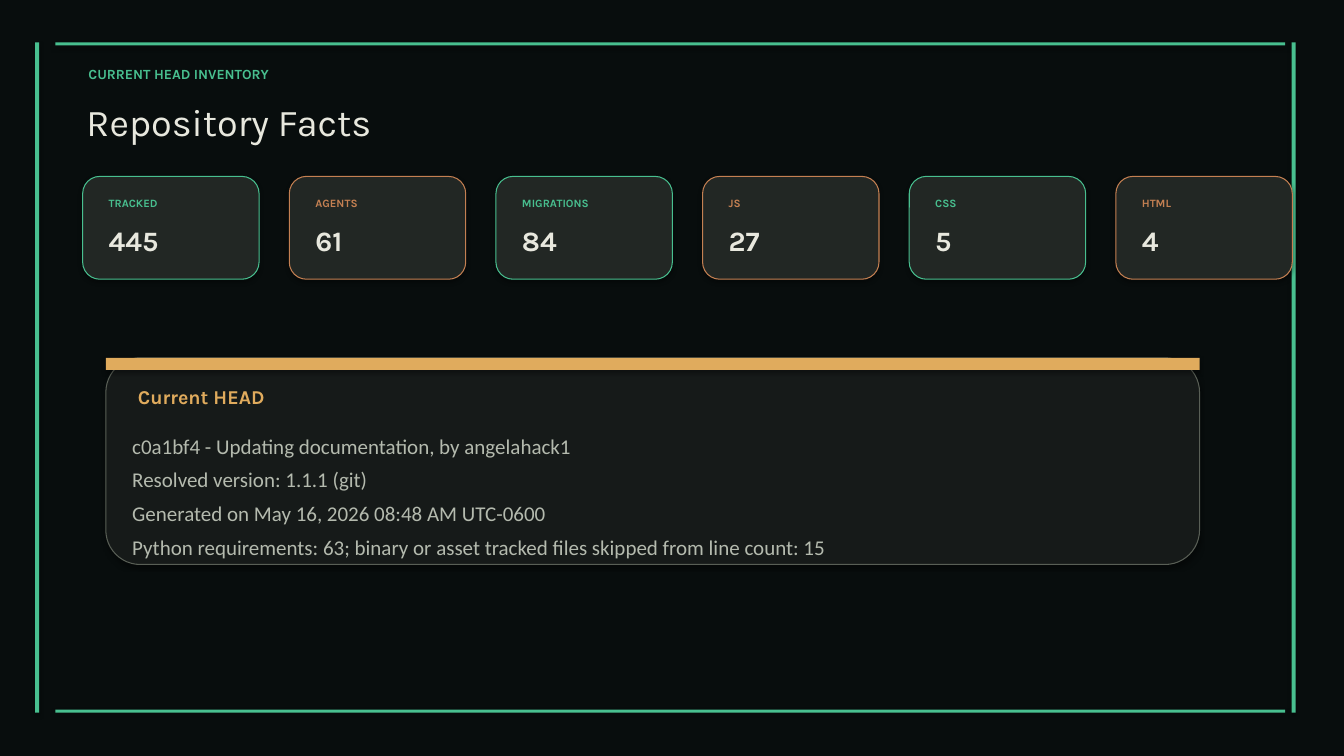
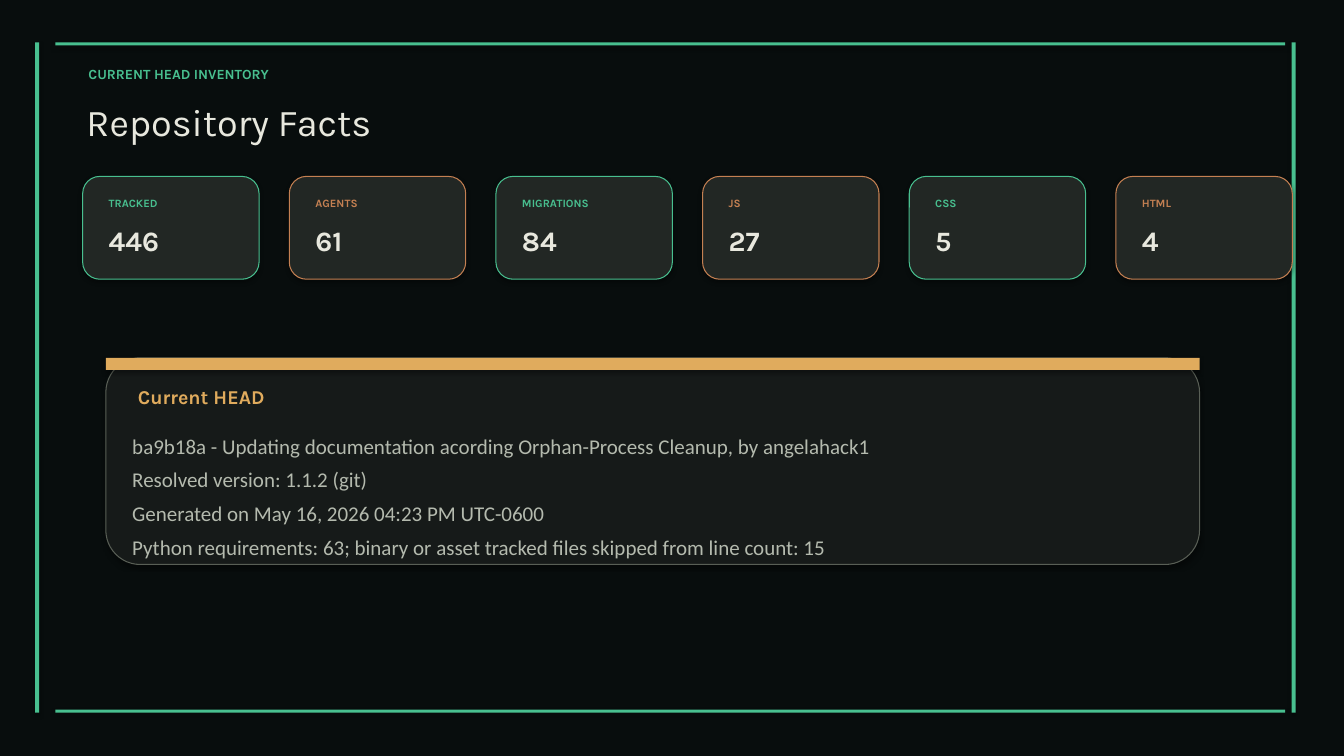
Before and after one commit to XAIHT/Tlamatini, a slide deck: slide 26 of Tlamatini_eXtended_Artificial_Intelligence_Humanly_Tempered.pptx (slide 25 before the commit). Drawn at 1344x756 pixels with LibreOffice and Linux fonts; fonts in the diff are those of the drawing. Boxes give left, top, right and bottom in pixels: in the first picture for what was removed or moved away, otherwise in the second. Text is boxed around its words. In the diff, an @@ line names an element or a change of style, - is before the commit and + after.

Commit message:
Updating visual assets about Orphaned-Process Cleanup, by angelahack1

```diff
--- a/Tlamatini_eXtended_Artificial_Intelligence_Humanly_Tempered.pptx
+++ b/Tlamatini_eXtended_Artificial_Intelligence_Humanly_Tempered.pptx
@@ text at (109,232,159,252): text changed @@
-445
+446
@@ text at (132,439,869,525): text changed @@
-c0a1bf4 - Updating documentation, by angelahack1
-Resolved version: 1.1.1 (git)
-Generated on May 16, 2026 08:48 AM UTC-0600
+ba9b18a - Updating documentation acording Orphan-Process Cleanup, by angelahack1
+Resolved version: 1.1.2 (git)
+Generated on May 16, 2026 04:23 PM UTC-0600
```
Also in this commit, not shown: 25 other slides changed, 2 slides added, 2 other files.
